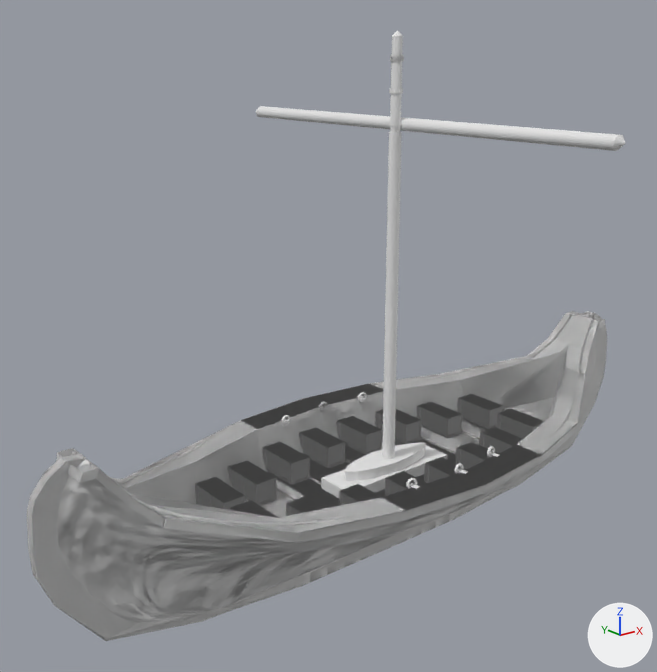
The Blender file ship.blend: old version first, new version second.
Before and after are seen from a 50 mm lens placed at (-63.9, -69.6, 47.9), pointed at (-5.8, 3.0, 18.8). Every picture has the same lights, and +X, +Y and +Z are marked at lower right. Mesh edges are drawn as thin lines on the coarser meshes.
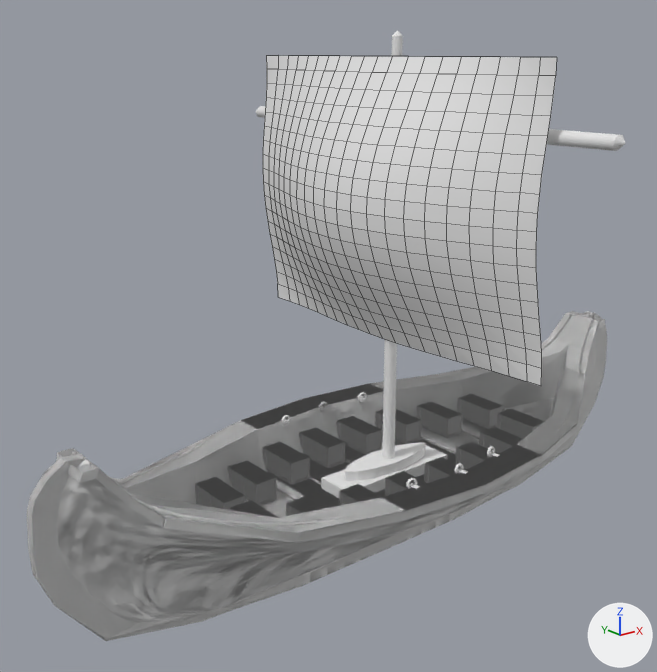
Commit message: Sails of the ship

What differs and where, as boxes (x1, y1, x2, y2) in the pictures (657 x 672 px):
'Plane', added: after (263, 56, 557, 386)
'Cylinder', unchanged, covered by the edit: (256, 31, 625, 459) in both

The change in detail:
Mesh me_plane is new.
It has 399 vertices, 360 faces and spans x -3.64..-1.63, y 2.51..5.34, z -2.23..-1.72.
Object 'Plane' (ob_plane) is new; it shows me_plane.
Its location is (26.4, 57.1, -4.3).
Its rotation in degrees is (0, -92, 0).
Its scale is (-14.5, -14.5, -14.5).
